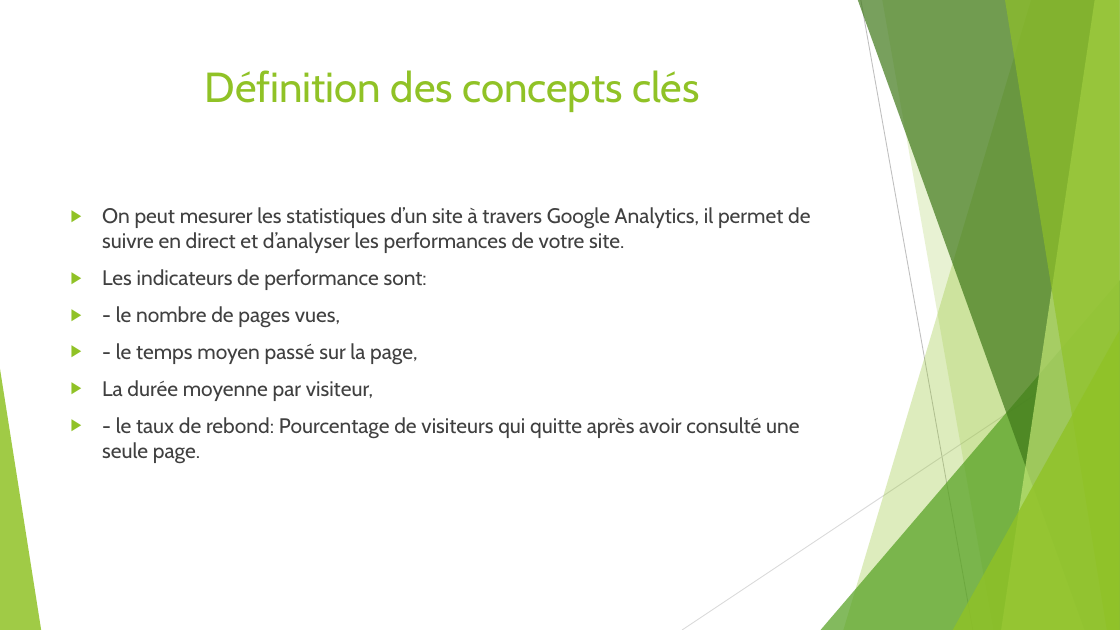
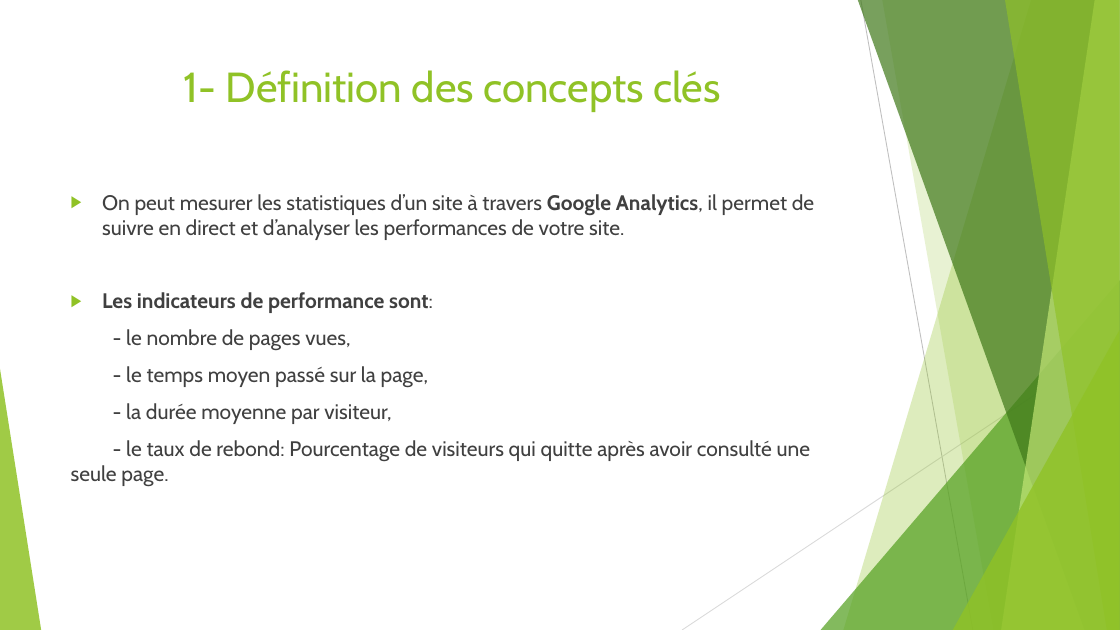
Before and after one commit to SOW-tech/Projet4ameliore, a slide deck: slide 6 of Présentation Projet4.pptx (slide 5 before the commit). Drawn at 1120x630 pixels with LibreOffice and Linux fonts; fonts in the diff are those of the drawing. Boxes give left, top, right and bottom in pixels: in the first picture for what was removed or moved away, otherwise in the second. Text is boxed around its words. In the diff, an @@ line names an element or a change of style, - is before the commit and + after.

```diff
--- a/Présentation Projet4.pptx
+++ b/Présentation Projet4.pptx
@@ title at [184,70,721,112]: text changed @@
-Définition des concepts clés
+1- Définition des concepts clés
@@ text "On peut mesurer les statistiques ...": place and size @@
-text "On peut mesurer les statistiques ..." at [102,207,810,463]
+text "On peut mesurer les statistiques ..." at [71,194,814,487]
@@ text at [71,194,814,487]: bold on in "Google Analytics,", "Les indicateurs de performance sont:"; bullet ▶ to none @@
@@ text at [126,403,391,424]: text changed @@
-▶ La durée moyenne par visiteur,
+- la durée moyenne par visiteur,
```
Also in this commit, not shown: 5 other slides changed, 9 slides added, 10 other files.
